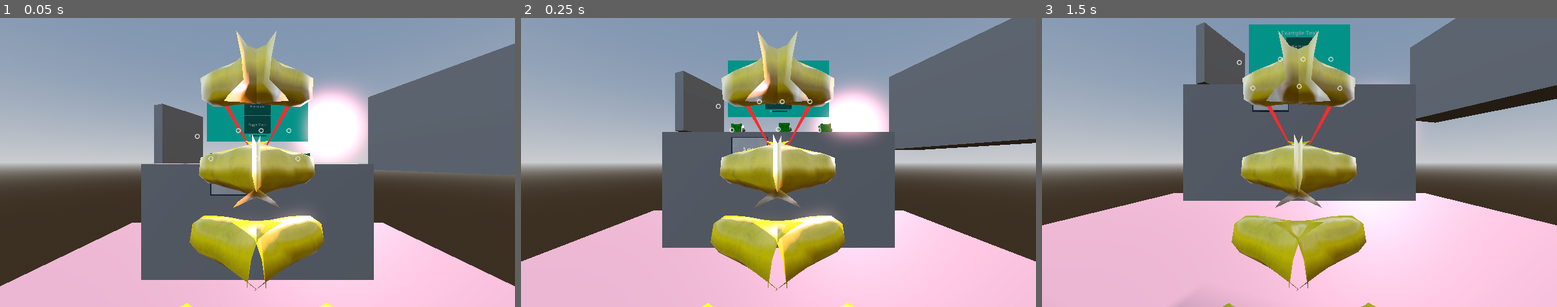
Above: before the commit, frames 1-3 (left to right).
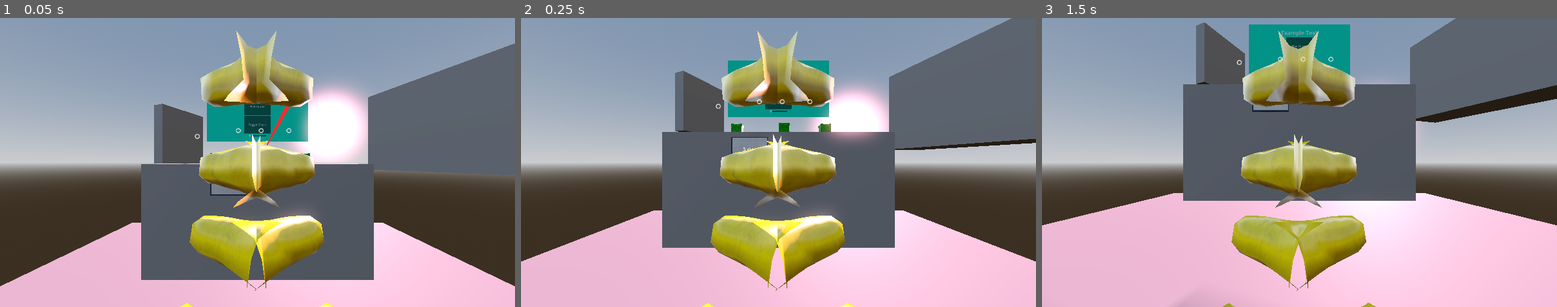
Above: after the commit, the same moments.

Repository: Garryflop/vrTest
Game: Godot game, scene res://Scenes/Levels/main.tscn
Two runs of this game, one before a commit and one after it. Both use one fixed random seed, a clock stepped at 60 frames per second and the inputs below.
Inputs (mouse positions are in pixels of both pictures, inside the frame that each line leads up to):
- Up to frame 1 (0.05 s): no input
- Up to frame 2 (0.25 s): no input
- Up to frame 3 (1.5 s): tap Enter (ui_accept) at 0.5, 0.77, 1.07, 1.25 s; move the mouse to (1412, 148) at 0.52 s; hold Right (ui_right) 0.53-1.25 s; tap 1 at 0.6 s; click (1412, 148) at 0.67 s; drag from (1196, 176) to (1273, 220) at 1.27 s

The runs differ from the first frame. In frame 1, 0.1% of the frame differs, in the area x 40-59%, y 30-50%; in frame 2, 0.2%, in the area x 40-61%, y 30-45%; in frame 3, 0.2%.

Commit message:
add cube button on/off

Diff:
--- a/Scenes/3d_button.tscn
+++ b/Scenes/3d_button.tscn
@@ -9,24 +9,25 @@
 transparency = 1
 shading_mode = 0
 
-[sub_resource type="QuadMesh" id="QuadMesh_0mc7d"]
+[sub_resource type="QuadMesh" id="QuadMesh_62cct"]
 resource_local_to_scene = true
 size = Vector2(0.3, 0.2)
 
-[sub_resource type="ViewportTexture" id="ViewportTexture_bmhu4"]
+[sub_resource type="ViewportTexture" id="ViewportTexture_0mc7d"]
 viewport_path = NodePath("Viewport")
 
-[sub_resource type="StandardMaterial3D" id="StandardMaterial3D_tvlke"]
+[sub_resource type="StandardMaterial3D" id="StandardMaterial3D_bmhu4"]
 transparency = 1
 shading_mode = 0
-albedo_texture = SubResource("ViewportTexture_bmhu4")
+albedo_texture = SubResource("ViewportTexture_0mc7d")
 
-[sub_resource type="BoxShape3D" id="BoxShape3D_eob2q"]
+[sub_resource type="BoxShape3D" id="BoxShape3D_tvlke"]
 resource_local_to_scene = true
 size = Vector3(0.3, 0.2, 0.02)
 
 [node name="Button3D" unique_id=467292279 instance=ExtResource("1_4bgi6")]
 script = ExtResource("2_8n0cq")
+screen_visible = true
 screen_size = Vector2(0.3, 0.2)
 scene = ExtResource("3_8n0cq")
 viewport_size = Vector2(1152, 648)
@@ -39,16 +40,19 @@
 size = Vector2i(1152, 648)
 
 [node name="MonitorV2" parent="." index="1" unique_id=261614484 instance=ExtResource("4_62cct")]
+unique_name_in_owner = true
 transform = Transform3D(0.1, 0, 0, 0, 0.1, 0, 0, 0, 0.1, 0, -0.1, -0.009)
 
 [node name="Screen" parent="." index="2"]
+unique_name_in_owner = true
 cast_shadow = 0
-mesh = SubResource("QuadMesh_0mc7d")
-surface_material_override/0 = SubResource("StandardMaterial3D_tvlke")
+mesh = SubResource("QuadMesh_62cct")
+surface_material_override/0 = SubResource("StandardMaterial3D_bmhu4")
 
 [node name="StaticBody3D" parent="." index="3"]
+unique_name_in_owner = true
 screen_size = Vector2(0.3, 0.2)
 viewport_size = Vector2(1152, 648)
 
 [node name="CollisionShape3D" parent="StaticBody3D" index="0"]
-shape = SubResource("BoxShape3D_eob2q")
+shape = SubResource("BoxShape3D_tvlke")
--- a/Scenes/Levels/level_1test.tscn
+++ b/Scenes/Levels/level_1test.tscn
@@ -92,24 +92,18 @@
 
 [node name="CentralComponent" parent="CentralizedComponents" unique_id=1556335945 instance=ExtResource("4_1nb6q")]
 transform = Transform3D(2, 0, 0, 0, 2, 0, 0, 0, 2, -1.8193995, 0.60968995, -1.7275605)
-input_number = 4
-output_number = 0
 
 [node name="BlockchainComponent" parent="CentralizedComponents" unique_id=1188579004 instance=ExtResource("4_1nb6q")]
 transform = Transform3D(1, 0, 0, 0, 1, 0, 0, 0, 1, -2.2121305, 0.6096902, -1.8778564)
-input_number = 0
 
 [node name="BlockchainComponent2" parent="CentralizedComponents" unique_id=2018264266 instance=ExtResource("4_1nb6q")]
 transform = Transform3D(1, 0, 0, 0, 1, 0, 0, 0, 1, -2.1809232, 0.60969007, -1.4341599)
-input_number = 0
 
 [node name="BlockchainComponent3" parent="CentralizedComponents" unique_id=815411431 instance=ExtResource("4_1nb6q")]
 transform = Transform3D(1, 0, 0, 0, 1, 0, 0, 0, 1, -1.3677247, 0.60969007, -1.8577234)
-input_number = 0
 
 [node name="BlockchainComponent4" parent="CentralizedComponents" unique_id=1423803013 instance=ExtResource("4_1nb6q")]
 transform = Transform3D(1, 0, 0, 0, 1, 0, 0, 0, 1, -1.3992803, 0.60968995, -1.4254642)
-input_number = 0
 
 [node name="Buttons" type="Node3D" parent="." unique_id=89963063]
 
--- a/Scenes/Objects/blockchain_component.tscn
+++ b/Scenes/Objects/blockchain_component.tscn
@@ -18,6 +18,7 @@
 [ext_resource type="PackedScene" uid="uid://fgp3v54bdycq" path="res://Scenes/Objects/connect_object.tscn" id="11_cqx54"]
 [ext_resource type="PackedScene" uid="uid://bcclikhgsbccj" path="res://Assets/Models/Cube/Cube.glb" id="11_ea7p6"]
 [ext_resource type="PackedScene" uid="uid://bact5mcnrbrnn" path="res://Scenes/Objects/connect_object_snap_zone.tscn" id="12_s1uvy"]
+[ext_resource type="PackedScene" uid="uid://bkg7muyrb7lxq" path="res://Scenes/3d_button.tscn" id="19_wrwdc"]
 
 [sub_resource type="BoxShape3D" id="BoxShape3D_dt3qw"]
 size = Vector3(0.1, 0.1, 0.1)
@@ -103,6 +104,8 @@
 
 [node name="BlockchainComponent" type="Node3D" unique_id=621460339]
 script = ExtResource("1_1b67i")
+input_number = 0
+output_number = 0
 input_scene = ExtResource("11_cqx54")
 output_scene = ExtResource("12_s1uvy")
 
@@ -112,6 +115,7 @@
 collision_mask = 131075
 freeze_mode = 1
 script = ExtResource("1_r3q6i")
+enabled = false
 ranged_grab_method = 0
 second_hand_grab = 2
 
@@ -154,6 +158,11 @@
 unique_name_in_owner = true
 transform = Transform3D(1, 0, 0, 0, 1, 0, 0, 0, 1, -0.055, 0, 0)
 
+[node name="Button3D" parent="Cube" unique_id=467292279 instance=ExtResource("19_wrwdc")]
+unique_name_in_owner = true
+transform = Transform3D(0.4, 0, 0, 0, 0.55, 0, 0, 0, 6, 0, 0, 0.061)
+screen_visible = false
+
 [node name="Label3D" type="Label3D" parent="Cube" unique_id=1317204945]
 transform = Transform3D(1, 0, 0, 0, 1, 0, 0, 0, 1, 0, 0.13200676, 0)
 visible = false
@@ -161,3 +170,5 @@
 modulate = Color(1, 1, 1, 0.23529412)
 outline_modulate = Color(0, 0, 0, 0)
 text = "h:0000"
+
+[connection signal="button_pressed" from="Cube/Button3D" to="." method="_on_cube_button_pressed"]
--- a/Scenes/UI/main_board.tscn
+++ b/Scenes/UI/main_board.tscn
@@ -18,70 +18,69 @@
 [sub_resource type="StandardMaterial3D" id="StandardMaterial3D_btn"]
 albedo_color = Color(0.3, 0.4, 0.8, 1)
 
-[node name="MainBoard" type="Node3D"]
+[node name="MainBoard" type="Node3D" unique_id=1485064927]
 script = ExtResource("1_bd")
 
-[node name="PanelMesh" type="MeshInstance3D" parent="."]
+[node name="PanelMesh" type="MeshInstance3D" parent="." unique_id=1189680396]
 mesh = SubResource("BoxMesh_panel")
 surface_material_override/0 = SubResource("StandardMaterial3D_panel")
 
-[node name="StatusLabel" type="Label3D" parent="."]
+[node name="StatusLabel" type="Label3D" parent="." unique_id=235328377]
 transform = Transform3D(1, 0, 0, 0, 1, 0, 0, 0, 1, 0, 0.6, 0.06)
 text = "Status:
 Waiting for transaction..."
 font_size = 64
-outline_size = 12
 
-[node name="BtnDecent" type="StaticBody3D" parent="."]
+[node name="BtnDecent" type="StaticBody3D" parent="." unique_id=413104640]
 transform = Transform3D(1, 0, 0, 0, 1, 0, 0, 0, 1, -1.2, -0.5, 0.05)
-collision_layer = 5242881
+collision_layer = 5242880
+collision_mask = 0
 script = ExtResource("2_bb")
 action_name = "send_decent"
 
-[node name="CollisionShape3D" type="CollisionShape3D" parent="BtnDecent"]
+[node name="CollisionShape3D" type="CollisionShape3D" parent="BtnDecent" unique_id=639696728]
 shape = SubResource("BoxShape3D_btn")
 
-[node name="MeshInstance3D" type="MeshInstance3D" parent="BtnDecent"]
+[node name="MeshInstance3D" type="MeshInstance3D" parent="BtnDecent" unique_id=789795227]
 mesh = SubResource("BoxMesh_btn")
 surface_material_override/0 = SubResource("StandardMaterial3D_btn")
 
-[node name="Label3D" type="Label3D" parent="BtnDecent"]
+[node name="Label3D" type="Label3D" parent="BtnDecent" unique_id=851443457]
 transform = Transform3D(1, 0, 0, 0, 1, 0, 0, 0, 1, 0, 0, 0.08)
 text = "Send Decent"
-font_size = 32
 
-[node name="BtnCent" type="StaticBody3D" parent="."]
+[node name="BtnCent" type="StaticBody3D" parent="." unique_id=236539792]
 transform = Transform3D(1, 0, 0, 0, 1, 0, 0, 0, 1, 0, -0.5, 0.05)
-collision_layer = 5242881
+collision_layer = 5242880
+collision_mask = 0
 script = ExtResource("2_bb")
 action_name = "send_cent"
 
-[node name="CollisionShape3D" type="CollisionShape3D" parent="BtnCent"]
+[node name="CollisionShape3D" type="CollisionShape3D" parent="BtnCent" unique_id=1951270852]
 shape = SubResource("BoxShape3D_btn")
 
-[node name="MeshInstance3D" type="MeshInstance3D" parent="BtnCent"]
+[node name="MeshInstance3D" type="MeshInstance3D" parent="BtnCent" unique_id=3814539]
 mesh = SubResource("BoxMesh_btn")
 surface_material_override/0 = SubResource("StandardMaterial3D_btn")
 
-[node name="Label3D" type="Label3D" parent="BtnCent"]
+[node name="Label3D" type="Label3D" parent="BtnCent" unique_id=757811765]
 transform = Transform3D(1, 0, 0, 0, 1, 0, 0, 0, 1, 0, 0, 0.08)
 text = "Send Cent"
-font_size = 32
 
-[node name="BtnReset" type="StaticBody3D" parent="."]
+[node name="BtnReset" type="StaticBody3D" parent="." unique_id=918810917]
 transform = Transform3D(1, 0, 0, 0, 1, 0, 0, 0, 1, 1.2, -0.5, 0.05)
-collision_layer = 5242881
+collision_layer = 5242880
+collision_mask = 0
 script = ExtResource("2_bb")
 action_name = "reset"
 
-[node name="CollisionShape3D" type="CollisionShape3D" parent="BtnReset"]
+[node name="CollisionShape3D" type="CollisionShape3D" parent="BtnReset" unique_id=1783663971]
 shape = SubResource("BoxShape3D_btn")
 
-[node name="MeshInstance3D" type="MeshInstance3D" parent="BtnReset"]
+[node name="MeshInstance3D" type="MeshInstance3D" parent="BtnReset" unique_id=403074751]
 mesh = SubResource("BoxMesh_btn")
 surface_material_override/0 = SubResource("StandardMaterial3D_btn")
 
-[node name="Label3D" type="Label3D" parent="BtnReset"]
+[node name="Label3D" type="Label3D" parent="BtnReset" unique_id=1523183365]
 transform = Transform3D(1, 0, 0, 0, 1, 0, 0, 0, 1, 0, 0, 0.08)
 text = "Reset All"
-font_size = 32
--- a/Scenes/player.tscn
+++ b/Scenes/player.tscn
@@ -47,11 +47,10 @@
 
 [node name="FunctionPointer" parent="LeftHand" unique_id=2063322424 instance=ExtResource("4_8erm5")]
 transform = Transform3D(1, 0, 0, 0, 1, 0, 0, 0, 1, 0.02, 0.05, -0.1)
-collision_mask = 5242887
+show_laser = 2
+laser_length = 1
+collision_mask = 5242886
 collide_with_areas = true
-collide_with_bodies = true
-show_laser = 1
-laser_length = 1
 
 [node name="FunctionTeleport" parent="LeftHand" unique_id=1363324819 instance=ExtResource("8_gymyn")]
 transform = Transform3D(1, 0, 0, 0, 1, 0, 0, 0, 1, 0, 0, -0.1)
@@ -71,11 +70,10 @@
 
 [node name="FunctionPointer" parent="RightHand" unique_id=534504831 instance=ExtResource("4_8erm5")]
 transform = Transform3D(1, 0, 0, 0, 1, 0, 0, 0, 1, -0.02, 0.05, -0.1)
-collision_mask = 5242887
+show_laser = 2
+laser_length = 1
+collision_mask = 5242886
 collide_with_areas = true
-collide_with_bodies = true
-show_laser = 1
-laser_length = 1
 
 [node name="PlayerBody" parent="." unique_id=1132407986 instance=ExtResource("4_x3wgy")]
 player_height_max = 0.8
--- a/Scripts/3d_button.gd
+++ b/Scripts/3d_button.gd
@@ -3,6 +3,12 @@
 class_name Button3D
 
 signal button_pressed
+
+@onready var static_body: StaticBody3D = %StaticBody3D
+@onready var monitor: Node3D = %MonitorV2
+@onready var screen: MeshInstance3D = %Screen
+
+@export var screen_visible: bool = true
 
 func _ready():
 	# Wait a frame to ensure the scene inside the viewport is loaded
@@ -16,5 +22,9 @@
 		# Connect the 2D button signal to a local function
 		btn.connect("pressed", _on_inner_button_pressed)
 
+	if !screen_visible:
+		monitor.hide()
+		screen.hide()
+
 func _on_inner_button_pressed() -> void:
 	button_pressed.emit()
--- a/Scripts/Autoloads/network_manager.gd
+++ b/Scripts/Autoloads/network_manager.gd
@@ -10,65 +10,65 @@
 var nodes: Dictionary = {}
 
 func clear_graph() -> void:
-    graph.clear()
-    nodes.clear()
+	graph.clear()
+	nodes.clear()
 
 func register_node(node_id: String, node_ref: Node3D) -> void:
-    nodes[node_id] = node_ref
-    if not graph.has(node_id):
-        graph[node_id] = []
+	nodes[node_id] = node_ref
+	if not graph.has(node_id):
+		graph[node_id] = []
 
 func add_connection(node_id_1: String, node_id_2: String) -> void:
-    if not graph.has(node_id_1):
-        graph[node_id_1] = []
-    if not graph.has(node_id_2):
-        graph[node_id_2] = []
+	if not graph.has(node_id_1):
+		graph[node_id_1] = []
+	if not graph.has(node_id_2):
+		graph[node_id_2] = []
 
-    if not node_id_2 in graph[node_id_1]:
-        graph[node_id_1].append(node_id_2)
-    if not node_id_1 in graph[node_id_2]:
-        graph[node_id_2].append(node_id_1)
+	if not node_id_2 in graph[node_id_1]:
+		graph[node_id_1].append(node_id_2)
+	if not node_id_1 in graph[node_id_2]:
+		graph[node_id_2].append(node_id_1)
 
 # Find shortest path using BFS, only via ON nodes
 func find_path(start_id: String, end_id: String) -> Array:
-    if not nodes.has(start_id) or not nodes.has(end_id):
-        return []
+	if not nodes.has(start_id) or not nodes.has(end_id):
+		return []
 
-    if not nodes[start_id].is_on or not nodes[end_id].is_on:
-        return []
+	if not nodes[start_id].is_on or not nodes[end_id].is_on:
+		return []
 
-    if start_id == end_id:
-        return [start_id]
+	if start_id == end_id:
+		return [start_id]
 
-    var queue: Array = [start_id]
-    var visited: Dictionary = {start_id: true}
-    var parent: Dictionary = {}
+	var queue: Array = [start_id]
+	var visited: Dictionary = {start_id: true}
+	var parent: Dictionary = {}
 
-    var found_path: bool = false
+	var found_path: bool = false
 
-    while queue.size() > 0:
-        var current = queue.pop_front()
+	while queue.size() > 0:
+		var current = queue.pop_front()
 
-        if current == end_id:
-            found_path = true
-            break
+		if current == end_id:
+			found_path = true
+			break
 
-        if graph.has(current):
-            for neighbor in graph[current]:
-                if not visited.has(neighbor):
-                    if nodes.has(neighbor) and nodes[neighbor].is_on:
-                        visited[neighbor] = true
-                        parent[neighbor] = current
-                        queue.append(neighbor)
+		if graph.has(current):
+			for neighbor in graph[current]:
+				if not visited.has(neighbor):
+					if nodes.has(neighbor) and nodes[neighbor].is_on:
+						visited[neighbor] = true
+						parent[neighbor] = current
+						queue.append(neighbor)
 
-    if not found_path:
-        return []
+	if not found_path:
+		return []
 
-    var path = []
-    var curr = end_id
-    while curr != start_id:
-        path.insert(0, curr)
-        curr = parent[curr]
-    path.insert(0, start_id)
+	var path = []
+	var curr = end_id
+	while curr != start_id:
+		path.insert(0, curr)
+		curr = parent[curr]
+	path.insert(0, start_id)
 
-    return path
+	return path
--- a/Scripts/blockchain_component.gd
+++ b/Scripts/blockchain_component.gd
@@ -5,6 +5,7 @@
 
 @onready var connect_object_anchor: Marker3D = %ConnectObjectAnchor
 @onready var connect_object_snap_zone_anchor: Marker3D = %ConnectObjectSnapZoneAnchor
+@onready var button: Button3D = %Button3D
 
 @export var input_number: int = 1
 @export var output_number: int = 1
@@ -60,6 +61,8 @@
 	initial_transform = global_transform
 	Signals.PlaySound.connect(_right)
 	Signals.ToggleMusic.connect(_wrong)
+
+	button.static_body.add_collision_exception_with(cube)
 
 	# Мы убрали автоматическую регистрацию отсюда,
 	# потому что level_1_test.gd будет назначать уникальные ID перед регистрацией.
@@ -138,3 +141,7 @@
 	if cube and cube is RigidBody3D:
 		cube.linear_velocity = Vector3.ZERO
 		cube.angular_velocity = Vector3.ZERO
+
+
+func _on_cube_button_pressed() -> void:
+	_on_toggle_state()
Not shown: 1 places in Scenes/UI/main_board.tscn that only renumber resources
